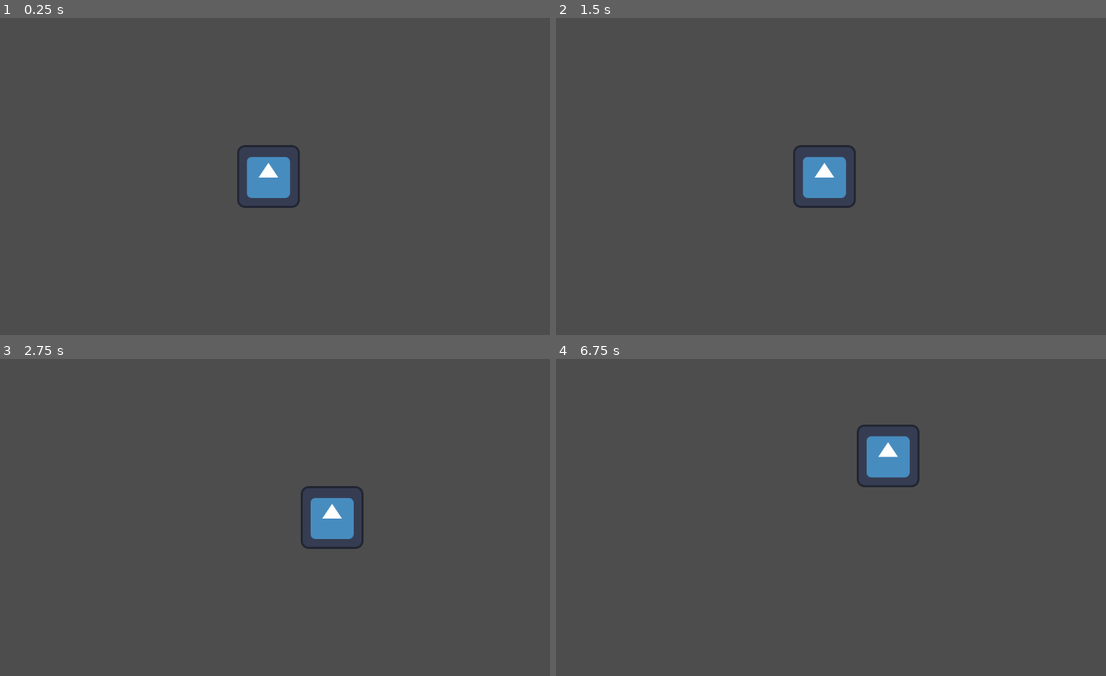
Above: before the commit, frames 1-4 (two rows, left to right).
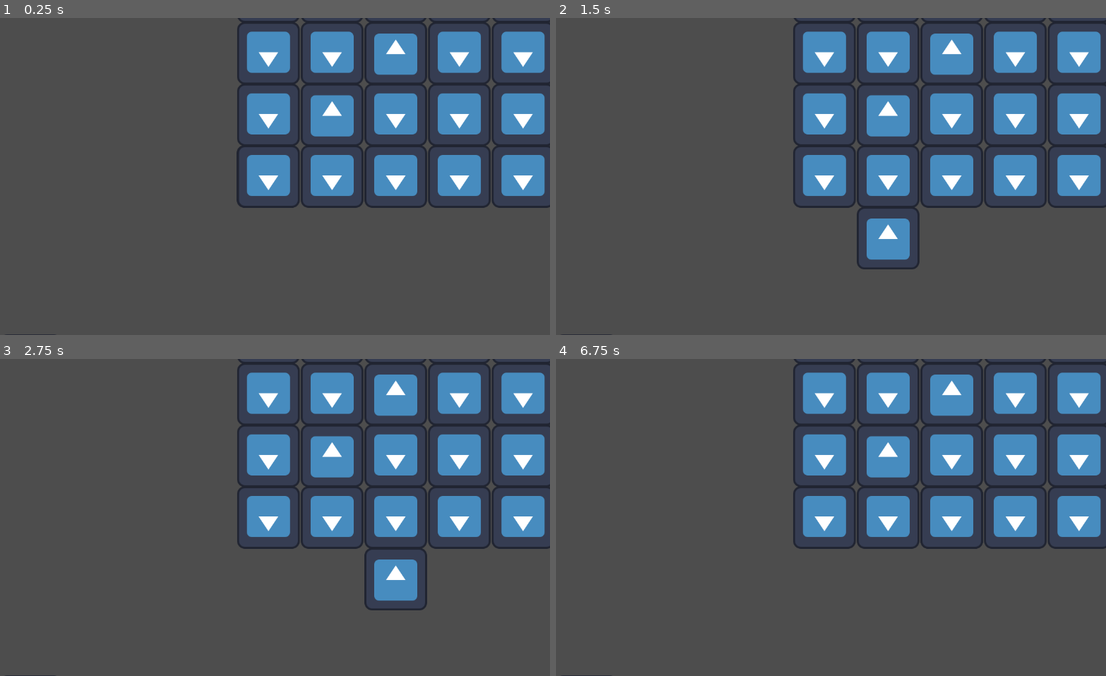
Above: after the commit, the same moments.

Repository: Mkath1423/wgdc-F25-game-jam
Game: Godot game, scene res://testing/linx/linx.tscn
Same seed, same stepped clock (60 frames per second), same inputs: the game is played once before the commit and once after it. Before the commit the project starts from res://testing/lexie/main.tscn. The engine's default icon, where the game draws it, is replaced by a stand-in: a white triangle on a blue panel in a dark square.
Inputs:
- Up to frame 1 (0.25 s): no input
- Up to frame 2 (1.5 s): tap Enter at 0.5 s; hold D (move_right) 0.53-1.28 s; tap R (reset) at 1.25 s; hold S (move_down) from 1.28 s (still down)
- Up to frame 3 (2.75 s): tap R (reset) at 2 s; release S (move_down) at 2.03 s; hold D (move_right) from 2.03 s (still down)
- Up to frame 4 (6.75 s): tap R (reset) at 2.75, 3.5, 4.25 s; release D (move_right) at 2.78 s; hold W (move_up) 2.78-3.53 s; hold A (move_left) 3.53-5.03 s; hold S (move_down) 5.03-5.78 s; hold D (move_right) 5.78-6.53 s; hold W (move_up) from 6.53 s (still down)

The runs differ from the first frame. In frame 1, 18% of the frame differs, in the area x 1-100%, y 0-100%; in frame 2, 20%; in frame 3, 20%; in frame 4, 18%.

Commit message:
we have some kind of grid spwaning code

Diff:
--- a/new-game-project/project.godot
+++ b/new-game-project/project.godot
@@ -11,7 +11,7 @@
 [application]
 
 config/name="New Game Project"
-run/main_scene="uid://d2v32c86cyjco"
+run/main_scene="uid://20b0png2n262"
 config/features=PackedStringArray("4.5", "GL Compatibility")
 config/icon="res://icon.svg"
 
--- a/new-game-project/testing/lexie/level_data.gd
+++ b/new-game-project/testing/lexie/level_data.gd
@@ -7,3 +7,4 @@
 @export var player_starting_position : Vector2
 @export var flag_starting_position   : Vector2
 @export var path : Array[Vector2i]
+@export var pathHidden : bool
--- a/new-game-project/testing/lexie/test_level.tres
+++ b/new-game-project/testing/lexie/test_level.tres
@@ -1,8 +1,9 @@
-[gd_resource type="Resource" script_class="LevelData" load_steps=2 format=3 uid="uid://c5ilwx07126gc"]
+[gd_resource type="Resource" script_class="LevelData" load_steps=2 format=3 uid="uid://dw6dsy6c1twe6"]
 
 [ext_resource type="Script" uid="uid://bpcnqrhdxhfcf" path="res://testing/lexie/level_data.gd" id="1_u6ygt"]
 
 [resource]
 script = ExtResource("1_u6ygt")
 grid_size = Vector2i(10, 10)
+path = Array[Vector2i]([Vector2i(1, 1), Vector2i(2, 2), Vector2i(3, 3)])
 metadata/_custom_type_script = "uid://bpcnqrhdxhfcf"
--- a/new-game-project/testing/linx/grid.gd
+++ b/new-game-project/testing/linx/grid.gd
@@ -7,7 +7,6 @@
 var spawnedgrid = false
 
 func add_children(children: Array) -> void:
-	var i = 0
 	for child in children:
 		if child.get_parent() != null:
 			child.get_parent().remove_child(child)
@@ -15,21 +14,45 @@
 		add_child(child)
 		child.global_position = get_grid_pos(
 			Vector2i(
-				i % grid_size.x,
-				floor(i / grid_size.y)
+				child.gridx,
+				child.gridy
 			))
-		i += 1
 
 func _process(delta: float):
 	if ($"../player" != null and !spawnedgrid):
+		print("helo")
+		var my_resource_instance: LevelData = load("testing/lexie/test_level.tres")
+		spawn_grid(my_resource_instance)
 		print("hello world")
-		spawngrid([$"../player".duplicate(), $"../player".duplicate()])
 		spawnedgrid = true
 
-func spawngrid(elementsList: Array) -> void:
-	var player_node = $"../player"
-	elementsList = [player_node.duplicate(), player_node.duplicate()]
-	add_children(elementsList)
+func spawn_grid(data: LevelData) -> void:
+	var arr = []
+	for i in range(data.grid_size.x):
+		for j in range(data.grid_size.y):
+			var tmp: Node
+
+			# looking to see if it is part of path
+			var inpath = false
+			for p in data.path:
+				if p.x == i and p.y == j:
+					inpath = true
+					break
+
+			if data.pathHidden:
+				tmp = $"../hidden".duplicate()
+				tmp.isHidden = true
+			else:
+				if inpath:
+					tmp = $"../path".duplicate()
+				else:
+					tmp = $"../lava".duplicate()
+			if inpath:
+				tmp.inPath = true
+			tmp.gridx = i
+			tmp.gridy = j
+			arr.append(tmp)
+	add_children(arr)
 
 
 func is_in_grid(grid_pos : Vector2i) -> bool:
--- /dev/null
+++ b/new-game-project/testing/linx/gridsquare.gd
@@ -0,0 +1,6 @@
+class_name GridSquare extends Node2D
+
+@export var inPath: bool
+@export var isHidden: bool
+@export var gridx: int
+@export var gridy: int
--- a/new-game-project/testing/linx/linx.tscn
+++ b/new-game-project/testing/linx/linx.tscn
@@ -1,8 +1,9 @@
-[gd_scene load_steps=4 format=3 uid="uid://20b0png2n262"]
+[gd_scene load_steps=5 format=3 uid="uid://20b0png2n262"]
 
 [ext_resource type="Script" uid="uid://dmxlktemlhgsw" path="res://testing/linx/main.gd" id="1_jd4bl"]
 [ext_resource type="Texture2D" uid="uid://yk7kamw6ita5" path="res://icon.svg" id="2_2r44o"]
 [ext_resource type="Script" uid="uid://kurck7hviu81" path="res://testing/linx/grid.gd" id="3_jd4bl"]
+[ext_resource type="Script" uid="uid://cf6d4pfrehbvq" path="res://testing/linx/gridsquare.gd" id="4_2r44o"]
 
 [node name="main" type="Node2D"]
 script = ExtResource("1_jd4bl")
@@ -22,3 +23,20 @@
 cell_padding = Vector2(2, 2)
 
 [node name="Camera2D" type="Camera2D" parent="."]
+
+[node name="hidden" type="Sprite2D" parent="."]
+position = Vector2(-653, 297)
+rotation = 1.5707964
+texture = ExtResource("2_2r44o")
+script = ExtResource("4_2r44o")
+
+[node name="lava" type="Sprite2D" parent="."]
+position = Vector2(-703, 334)
+texture = ExtResource("2_2r44o")
+flip_v = true
+script = ExtResource("4_2r44o")
+
+[node name="path" type="Sprite2D" parent="."]
+position = Vector2(-485, 387)
+texture = ExtResource("2_2r44o")
+script = ExtResource("4_2r44o")
Not shown, added: new-game-project/testing/linx/gridsquare.gd.uid
